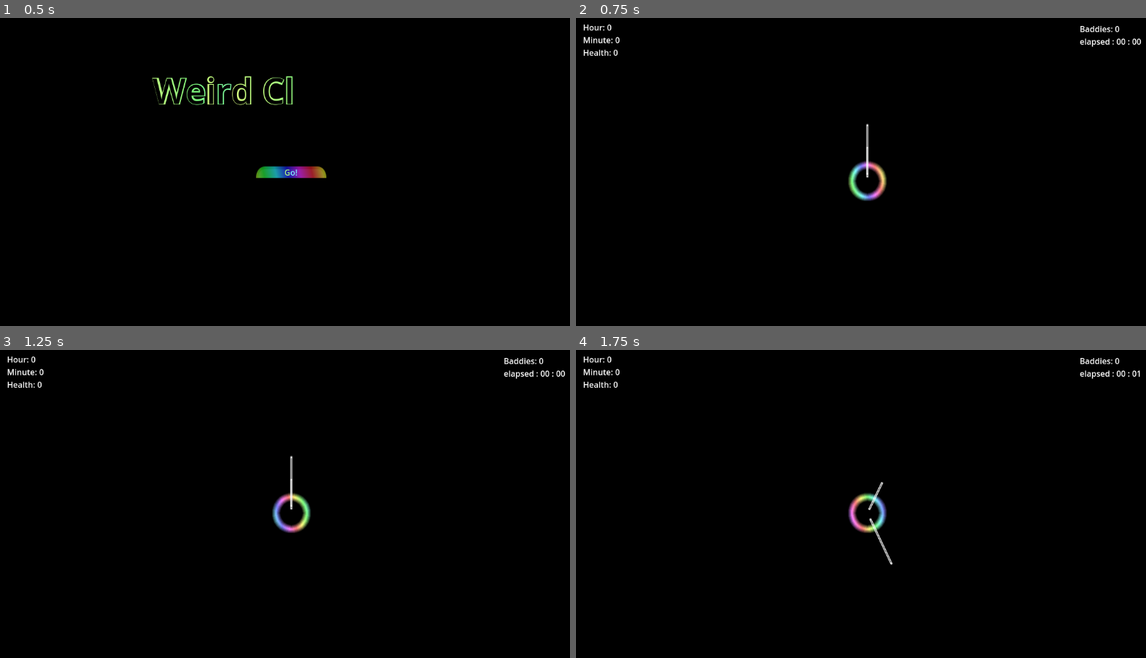
Above: before the commit, frames 1-4 (two rows, left to right).
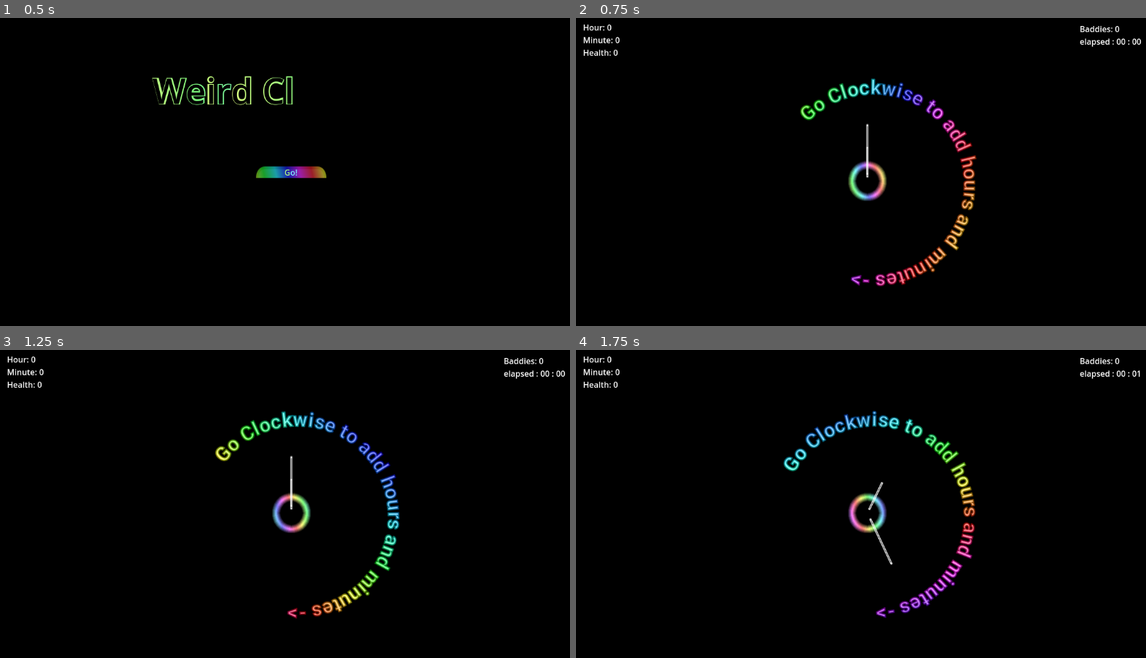
Above: after the commit, the same moments.

Repository: subpar-software/terrible-game-2
Game: Godot game, scene res://game.tscn
Same seed, same stepped clock (60 frames per second), same inputs: the game is played once before the commit and once after it. The engine's default icon, where the game draws it, is replaced by a stand-in: a white triangle on a blue panel in a dark square. Sound files missing from this copy of the repository are replaced by a short silence.
Inputs:
- Up to frame 1 (0.5 s): no input
- Up to frame 2 (0.75 s): click "Go!" at 0.5 s
- Up to frame 3 (1.25 s): no input
- Up to frame 4 (1.75 s): tap Enter (ui_accept) at 1.25, 1.52 s; hold Right (ui_right) from 1.28 s (still down)

Frame 1 is identical in both runs. In frame 2, 2.0% of the frame differs, in the area x 39-71%, y 19-88%; in frame 3, 2.1%; in frame 4, 2.1%, in the area x 36-71%, y 19-88%.

Commit message:
Some in-game help

Diff:
--- a/baddie.tscn
+++ b/baddie.tscn
@@ -25,6 +25,7 @@
 
 [node name="AudioStreamPlayer" type="AudioStreamPlayer" parent="."]
 stream = ExtResource("3_a1580")
+volume_db = -10.0
 
 [connection signal="timeout" from="DestroyTimer" to="." method="_on_destroy_timer_timeout"]
 [connection signal="finished" from="AudioStreamPlayer" to="." method="_on_audio_stream_player_finished"]
--- a/game.gd
+++ b/game.gd
@@ -2,6 +2,8 @@
 
 var game_state: Constants.GameState = Constants.GameState.START
 var prev_game_state: Constants.GameState = Constants.GameState.START
+
+var first_play = true
 
 @onready var defender = $Defender
 
@@ -46,6 +48,9 @@
 				spawn_move_timer.start()
 				$ElapsedTime.start_timing()
 				defender.visible = true
+				if first_play:
+					first_play = false
+					$PlayUI/AnimationPlayer.play("help_fade")
 
 			Constants.GameState.OVER:
 				defender.reset()
--- a/game.tscn
+++ b/game.tscn
@@ -9,6 +9,7 @@
 [ext_resource type="Script" path="res://menu-ui.gd" id="3_y8sev"]
 [ext_resource type="Script" path="res://elapsed_time.gd" id="5_pfu6u"]
 [ext_resource type="Shader" path="res://rainbow.gdshader" id="5_pqr8e"]
+[ext_resource type="Texture2D" uid="uid://b4iwarohuci7o" path="res://images/inkpx-curved-text.png" id="8_k548n"]
 
 [sub_resource type="CanvasItemMaterial" id="CanvasItemMaterial_e4eyg"]
 
@@ -34,6 +35,98 @@
 shader_parameter/strength = 0.5
 shader_parameter/speed = 0.5
 shader_parameter/angle = 15.0
+
+[sub_resource type="ShaderMaterial" id="ShaderMaterial_wxy1t"]
+shader = ExtResource("5_pqr8e")
+shader_parameter/strength = 0.5
+shader_parameter/speed = 0.5
+shader_parameter/angle = 17.835
+
+[sub_resource type="Animation" id="Animation_8ak83"]
+resource_name = "help_fade"
+length = 3.0
+step = 0.05
+tracks/0/type = "value"
+tracks/0/imported = false
+tracks/0/enabled = true
+tracks/0/path = NodePath("Inkpx-curved-text:material:shader_parameter/angle")
+tracks/0/interp = 1
+tracks/0/loop_wrap = true
+tracks/0/keys = {
+"times": PackedFloat32Array(0, 3),
+"transitions": PackedFloat32Array(1, 1),
+"update": 0,
+"values": [0.0, 360.0]
+}
+tracks/1/type = "value"
+tracks/1/imported = false
+tracks/1/enabled = true
+tracks/1/path = NodePath("Inkpx-curved-text:rotation")
+tracks/1/interp = 1
+tracks/1/loop_wrap = true
+tracks/1/keys = {
+"times": PackedFloat32Array(0, 3),
+"transitions": PackedFloat32Array(1, 1),
+"update": 0,
+"values": [0.785398, 0.0]
+}
+tracks/2/type = "value"
+tracks/2/imported = false
+tracks/2/enabled = true
+tracks/2/path = NodePath("Inkpx-curved-text:visible")
+tracks/2/interp = 1
+tracks/2/loop_wrap = true
+tracks/2/keys = {
+"times": PackedFloat32Array(0, 2.55, 2.6, 2.8, 2.85, 2.9, 2.95, 3),
+"transitions": PackedFloat32Array(1, 1, 1, 1, 1, 1, 1, 1),
+"update": 1,
+"values": [true, false, true, false, true, false, true, false]
+}
+
+[sub_resource type="Animation" id="Animation_27tle"]
+length = 0.001
+tracks/0/type = "value"
+tracks/0/imported = false
+tracks/0/enabled = true
+tracks/0/path = NodePath("Inkpx-curved-text:material:shader_parameter/angle")
+tracks/0/interp = 1
+tracks/0/loop_wrap = true
+tracks/0/keys = {
+"times": PackedFloat32Array(0),
+"transitions": PackedFloat32Array(1),
+"update": 0,
+"values": [17.835]
+}
+tracks/1/type = "value"
+tracks/1/imported = false
+tracks/1/enabled = true
+tracks/1/path = NodePath("Inkpx-curved-text:rotation")
+tracks/1/interp = 1
+tracks/1/loop_wrap = true
+tracks/1/keys = {
+"times": PackedFloat32Array(0),
+"transitions": PackedFloat32Array(1),
+"update": 0,
+"values": [0.0]
+}
+tracks/2/type = "value"
+tracks/2/imported = false
+tracks/2/enabled = true
+tracks/2/path = NodePath("Inkpx-curved-text:visible")
+tracks/2/interp = 1
+tracks/2/loop_wrap = true
+tracks/2/keys = {
+"times": PackedFloat32Array(0),
+"transitions": PackedFloat32Array(1),
+"update": 1,
+"values": [true]
+}
+
+[sub_resource type="AnimationLibrary" id="AnimationLibrary_cf7yl"]
+_data = {
+"RESET": SubResource("Animation_27tle"),
+"help_fade": SubResource("Animation_8ak83")
+}
 
 [node name="Game" type="Node2D"]
 script = ExtResource("1_3x00i")
@@ -189,6 +282,17 @@
 offset_bottom = 38.0
 text = "Press Space for Action Surge"
 
+[node name="Inkpx-curved-text" type="Sprite2D" parent="PlayUI"]
+modulate = Color(1, 1, 1, 0.8)
+material = SubResource("ShaderMaterial_wxy1t")
+position = Vector2(576, 324)
+texture = ExtResource("8_k548n")
+
+[node name="AnimationPlayer" type="AnimationPlayer" parent="PlayUI"]
+libraries = {
+"": SubResource("AnimationLibrary_cf7yl")
+}
+
 [node name="SpawnPoints" type="Node2D" parent="."]
 visible = false
 
Not shown: 1 places in game.tscn that only renumber resources
Binary file added: images/inkpx-curved-text.png
Not shown, added: images/inkpx-curved-text.png.import
